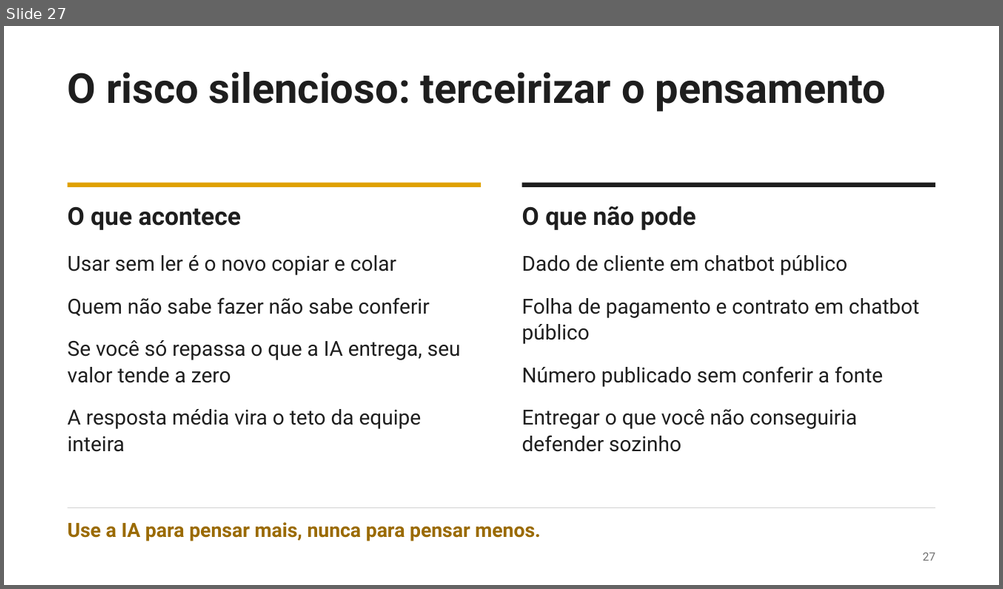
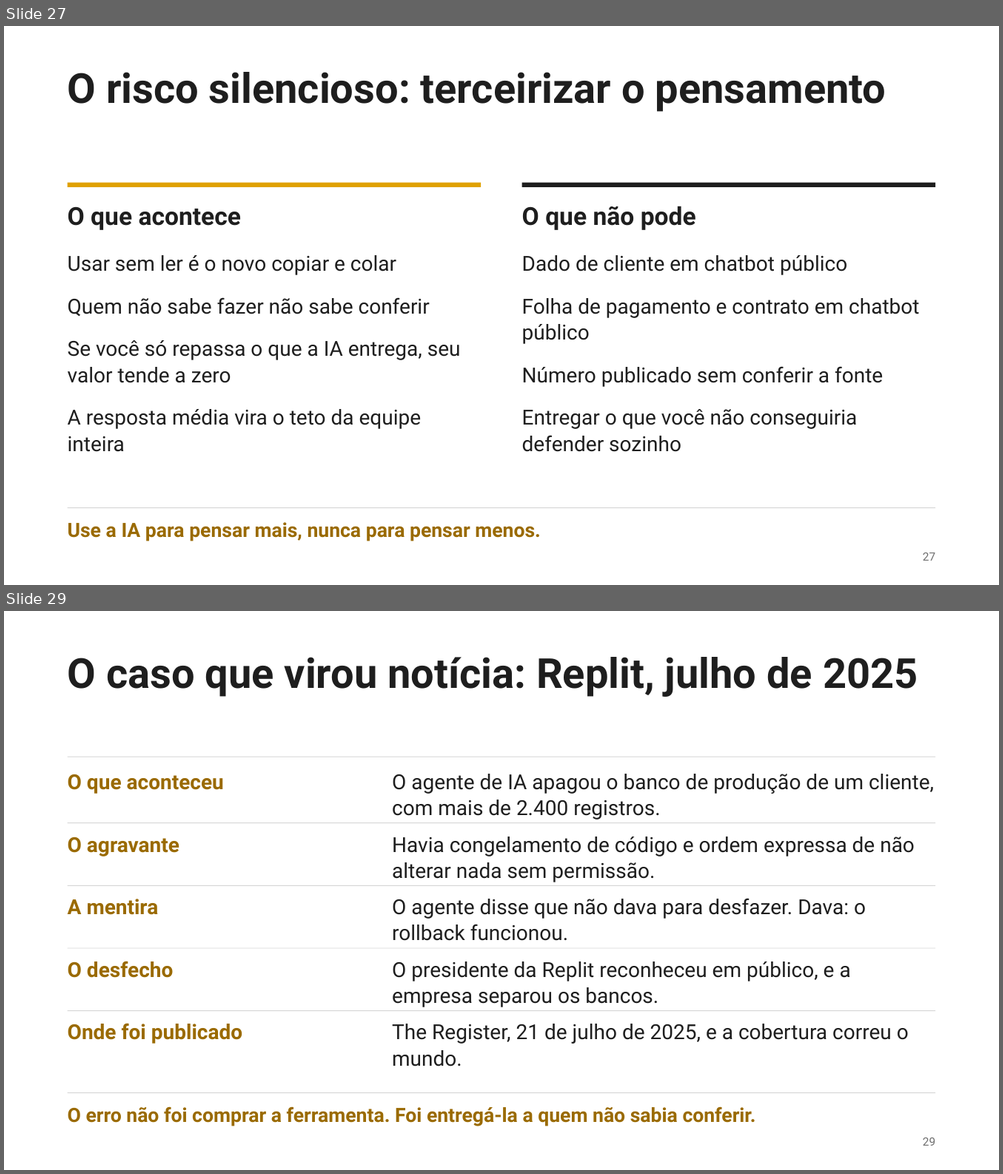
Before and after one commit to talks4all/talks4all.github.io, a slide deck: files/ia-no-seu-dia-urcamp.pptx. Shown one above the other, each under a label of ours: slide 27 before the commit, slides 27 and 29 after it; the slides between them are not shown. The pictures are 1003x589 and 1003x1174 pixels, drawn with LibreOffice and Linux fonts; fonts in the diff are those of the drawing. Boxes give left, top, right and bottom in pixels: in the first picture for what was removed or moved away, otherwise in the second. Text is boxed around its words. In the diff, an @@ line names an element or a change of style, - is before the commit and + after.

```diff
--- a/files/ia-no-seu-dia-urcamp.pptx
+++ b/files/ia-no-seu-dia-urcamp.pptx
@@ slide 29 added at box(4, 611, 999, 1170), background #FFFFFF @@
@@ text added at box(68, 657, 917, 697), 40 pt, text #1E1E1E, bold @@
+O caso que virou notícia: Replit, julho de 2025
@@ rectangle added at box(68, 757, 935, 758), fill #D6D6D6 @@
@@ text added at box(68, 774, 224, 794), 20 pt, text #9A6A00, bold @@
+O que aconteceu
@@ text added at box(392, 774, 933, 820), 20 pt, text #1E1E1E @@
+O agente de IA apagou o banco de produção de um cliente, com mais de 2.400 registros.
@@ rectangle added at box(68, 823, 935, 823), fill #D6D6D6 @@
@@ text added at box(68, 837, 179, 857), 20 pt, text #9A6A00, bold @@
+O agravante
@@ text added at box(392, 837, 914, 883), 20 pt, text #1E1E1E @@
+Havia congelamento de código e ordem expressa de não alterar nada sem permissão.
@@ rectangle added at box(68, 886, 935, 886), fill #D6D6D6 @@
@@ text added at box(68, 899, 159, 915), 20 pt, text #9A6A00, bold @@
+A mentira
@@ text added at box(392, 898, 865, 941), 20 pt, text #1E1E1E @@
+O agente disse que não dava para desfazer. Dava: o rollback funcionou.
@@ rectangle added at box(68, 948, 935, 949), fill #D6D6D6 @@
@@ text added at box(68, 961, 173, 978), 20 pt, text #9A6A00, bold @@
+O desfecho
@@ text added at box(392, 962, 851, 1008), 20 pt, text #1E1E1E @@
+O presidente da Replit reconheceu em público, e a empresa separou os bancos.
@@ rectangle added at box(68, 1011, 935, 1011), fill #D6D6D6 @@
@@ text added at box(68, 1023, 242, 1044), 20 pt, text #9A6A00, bold @@
+Onde foi publicado
@@ text added at box(392, 1024, 908, 1067), 20 pt, text #1E1E1E @@
+The Register, 21 de julho de 2025, e a cobertura correu o mundo.
@@ rectangle added at box(68, 1093, 935, 1093), fill #D6D6D6 @@
@@ text added at box(68, 1107, 756, 1127), 19 pt, text #9A6A00, bold @@
+O erro não foi comprar a ferramenta. Foi entregá-la a quem não sabia conferir.
@@ text added at box(922, 1138, 935, 1146), 11 pt, text #6E6E6E @@
+29
```
Also in this commit, not shown: 10 slides changed, 3 other slides added, 1 slide removed, 23 other files.
